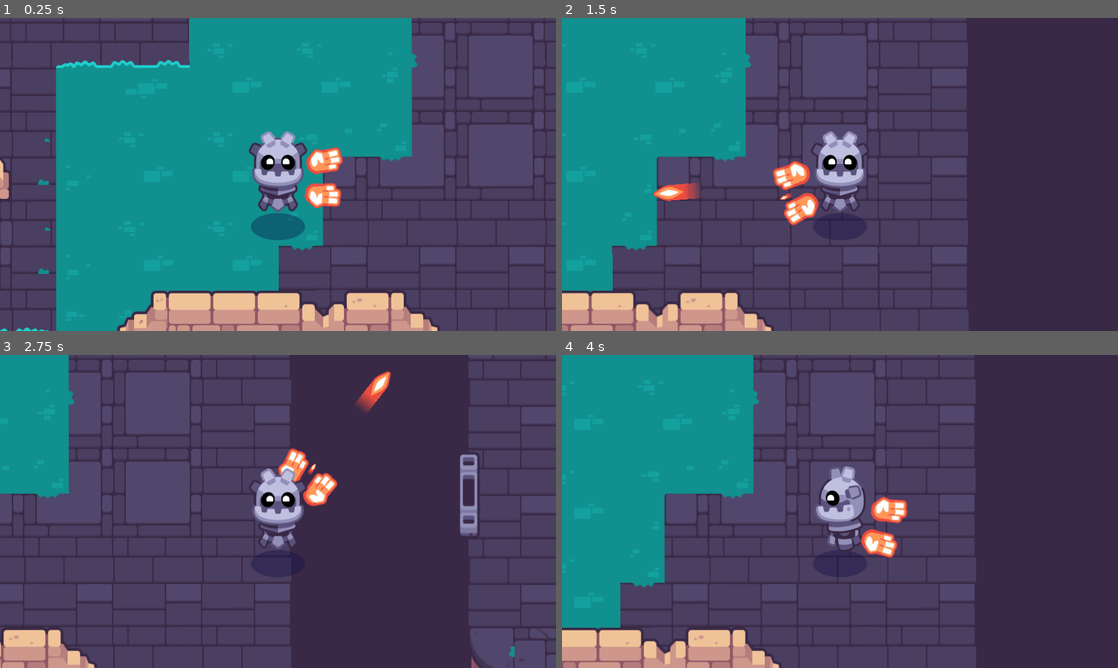
Above: before the commit, frames 1-4 (two rows, left to right).
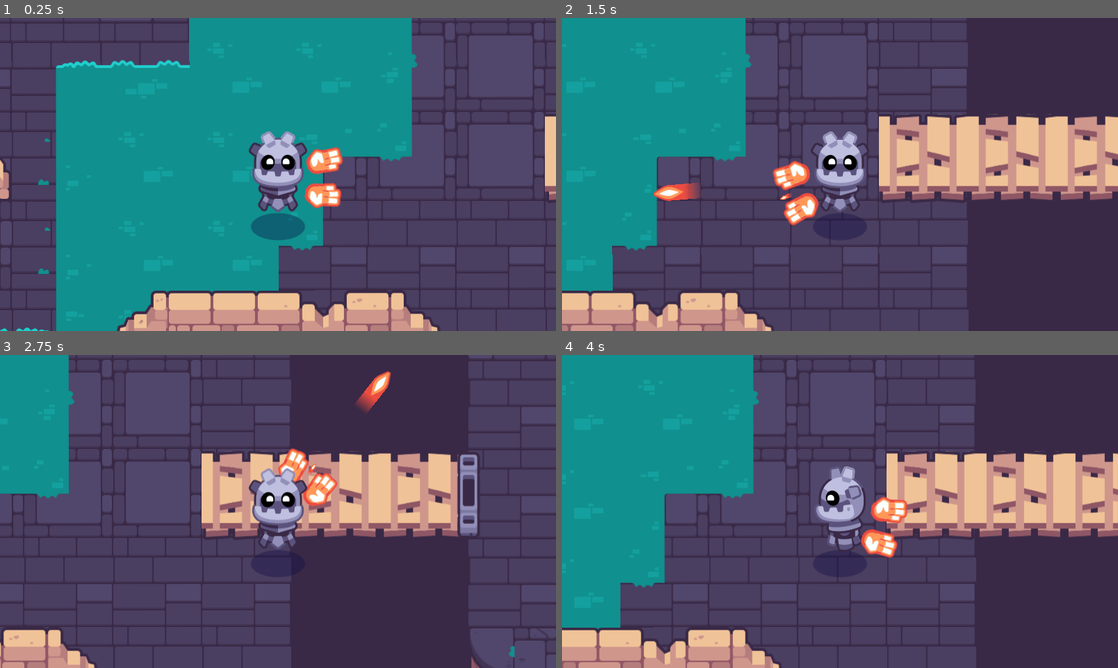
Above: after the commit, the same moments.

Repository: Yujing14/2d-GameDev-Course
Game: Godot game, scene res://start.tscn
The game is run twice, just before and just after one commit, with the same random seed, the same clock (stepped at 60 frames per second) and the same inputs. This scene is started directly instead of the project's main scene. Sound files missing from this copy of the repository are replaced by a short silence.
Inputs (mouse positions are in pixels of both pictures, inside the frame that each line leads up to):
- Up to frame 1 (0.25 s): no input
- Up to frame 2 (1.5 s): tap Enter at 0.5 s; move the mouse to (962, 158) at 0.52 s; hold D (move_right) 0.53-1.25 s; hold Mouse wheel down (cycle_weapon_down) 0.53-1.25 s; click (962, 158) at 0.67 s; drag from (728, 190) to (812, 237) at 1.27 s
- Up to frame 3 (2.75 s): move the mouse to (333, 442) at 2.02 s; press the mouse at (333, 442) at 2.03 s; hold D (move_right) from 2.03 s (still down)
- Up to frame 4 (4 s): release D (move_right) at 2.75 s; release the mouse at (895, 442) at 2.75 s; drag from (812, 574) to (667, 627) at 2.77 s; move the mouse to (1006, 558) at 3.52 s; hold A (move_left) from 3.53 s (still down); hold Mouse wheel up (cycle_weapon_up) from 3.53 s (still down)

The runs differ from the first frame. In frame 1, 0.5% of the frame differs, in the area x 98-100%, y 30-60%; in frame 2, 11%, in the area x 57-100%, y 30-60%; in frame 3, 9.5%; in frame 4, 10%.

Commit message:
Add bridges

Diff:
--- a/02.getting-to-know-godot/start.tscn
+++ b/02.getting-to-know-godot/start.tscn
@@ -4,7 +4,7 @@
 [ext_resource type="TileSet" uid="uid://crkgfdw1y80hc" path="res://levels/rooms/tileset_bridges.tres" id="2_vnf5n"]
 [ext_resource type="TileSet" uid="uid://cqb2wtrubw0n6" path="res://levels/rooms/tileset_invisible_walls.tres" id="3"]
 [ext_resource type="PackedScene" uid="uid://dds7yrrx56gcy" path="res://player/player.tscn" id="4_u5bhe"]
-[ext_resource type="PackedScene" uid="uid://cu2rb5dl4ljte" path="res://levels/rooms/room_a.tscn" id="5_a32r1"]
+[ext_resource type="PackedScene" uid="uid://cu2rb5dl4ljte" path="res://tours/102_assemble_your_first_game/05_add_chest_that_spawns_pickups/levels/rooms/room_a.tscn" id="5_a32r1"]
 [ext_resource type="PackedScene" uid="uid://dgayuh42w4v6u" path="res://levels/rooms/room_b.tscn" id="6_1dlr7"]
 [ext_resource type="PackedScene" uid="uid://cq0mmphkbrvmm" path="res://levels/rooms/room_c.tscn" id="7_d7kcs"]
 
@@ -15,6 +15,7 @@
 tile_set = ExtResource("2_vnf5n")
 format = 2
 layer_0/name = "Bridges"
+layer_0/tile_data = PackedInt32Array(-524275, 327680, 1, -458739, 196608, 1, -393203, 262144, 1, -65533, 65536, 1, -65532, 0, 1, -65531, 131072, 1)
 metadata/_edit_lock_ = true
 
 [node name="InvisibleWalls" type="TileMap" parent="."]
Not shown, changed: 02.getting-to-know-godot/godot_tours.log
Not shown, added: 02.getting-to-know-godot/godot_tours.log-2b0fwu
